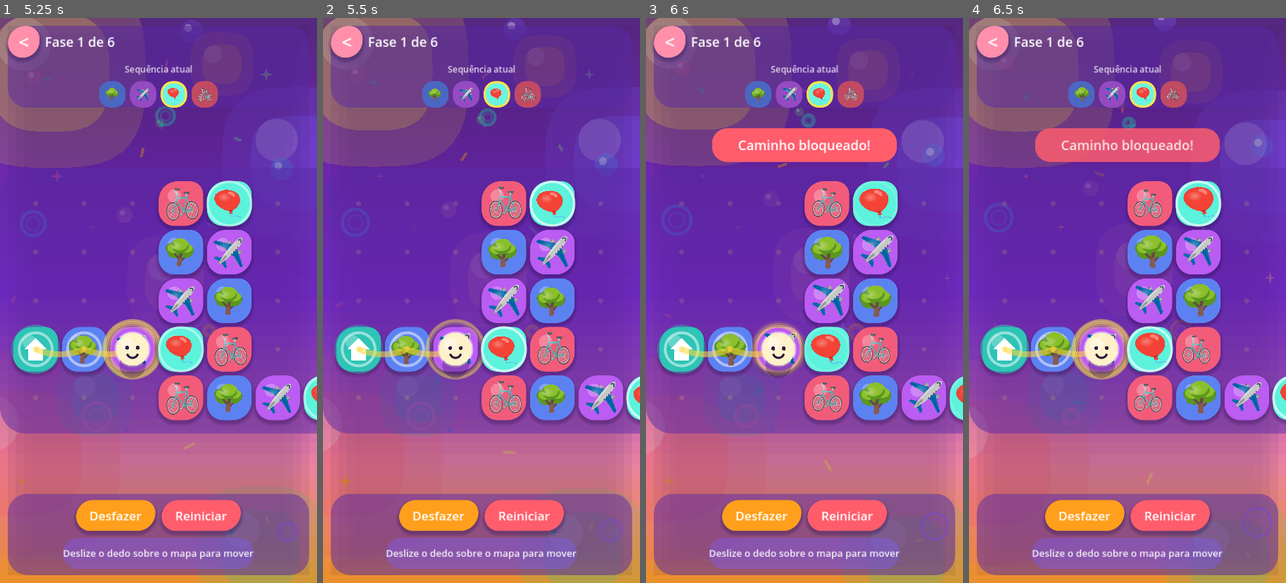
Above: before the commit, frames 1-4 (left to right).
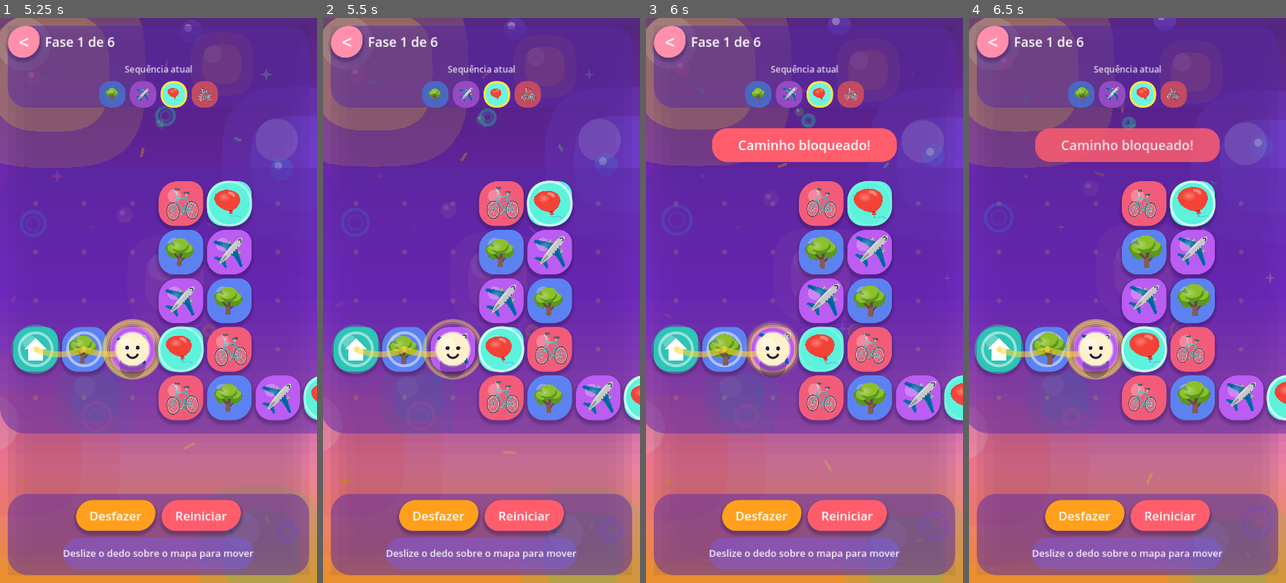
Above: after the commit, the same moments.

Repository: robertoaraujomf/Amarelo-Game-Siga-E-Repita
Game: Godot game, scene res://scenes/game/Game.tscn
Two runs of this game, one before a commit and one after it. Both use one fixed random seed, a clock stepped at 60 frames per second and the inputs below. This scene is started directly instead of the project's main scene.
Inputs (mouse positions are in pixels of both pictures, inside the frame that each line leads up to):
- Up to frame 1 (5.25 s): click "Reiniciar" at 0.5 s; click "Reiniciar" at 1.25 s; click "Reiniciar" at 2 s; move the mouse to (228, 272) at 2.77 s; hold Right (move_right) 2.78-3.5 s; click (228, 272) at 2.92 s; drag from (95, 328) to (142, 413) at 3.52 s; move the mouse to (190, 176) at 4.27 s; hold Right (move_right) 4.28-5 s; click (190, 176) at 4.42 s; drag from (142, 413) to (63, 215) at 5.02 s
- Up to frame 2 (5.5 s): no input
- Up to frame 3 (6 s): move the mouse to (899, 385) at 5.77 s; hold Left (move_left) from 5.78 s (still down); click (899, 385) at 5.92 s
- Up to frame 4 (6.5 s): keep holding Left (move_left)

Frame 1 is identical in both runs. In frame 2, 6.7% of the frame differs, in the area x 0-100%, y 28-74%; in frame 3, 10%; in frame 4, 11%.

Commit message:
feat: permite mover o mapa (pan) arrastando em area vazia, mantendo camera automatica

Diff:
--- a/scripts/board/Board.gd
+++ b/scripts/board/Board.gd
@@ -47,6 +47,13 @@
 var _mouse_swiping := false
 var _history: Array = []            # snapshots para "desfazer"
 
+# Pan manual do mapa (touch-and-drag / click-and-drag em area vazia).
+var _panning := false
+var _pan_touch_index := -1
+var _pan_start_pointer := Vector2.ZERO
+var _pan_start_offset := Vector2.ZERO
+var _pan_offset := Vector2.ZERO
+
 
 # ---------------------------------------------------------------- construcao
 func load_level(level: Dictionary) -> void:
@@ -84,6 +91,9 @@
 	_is_moving = false
 	_pending_win = false
 	_history.clear()
+	_panning = false
+	_pan_touch_index = -1
+	_pan_offset = Vector2.ZERO
 
 
 func _compute_layout() -> void:
@@ -186,10 +196,11 @@
 	var half_board := board_size * 0.5 + Vector2(BOARD_PADDING, BOARD_PADDING)
 
 	# Centro que deixa o jogador no meio da faixa visivel (entre as margens).
+	# O pan manual (arrastar em area vazia) soma um deslocamento persistente.
 	var desired := Vector2(
 		player.position.x,
 		player.position.y - (view_top - view_bottom) * 0.5
-	)
+	) + _pan_offset
 
 	return Vector2(
 		_clamp_camera_axis(desired.x, half_view.x, half_board.x, 0.0, 0.0),
@@ -229,37 +240,68 @@
 	if event is InputEventMouseButton:
 		if event.button_index == MOUSE_BUTTON_LEFT:
 			if event.pressed:
+				if _is_empty_at(event.position):
+					# Pan do mapa em area vazia (click-and-drag).
+					_panning = true
+					_pan_touch_index = -1000
+					_pan_start_pointer = event.position
+					_pan_start_offset = _pan_offset
+					_swipe_active = false
+					_mouse_swiping = false
+					_swipe_dir = Vector2i.ZERO
+				else:
+					_swipe_start = event.position
+					_swipe_current_pos = event.position
+					_swipe_last_pos = event.position
+					_swipe_active = true
+					_mouse_swiping = true
+					_swipe_dir = Vector2i.ZERO
+					_swipe_touch_index = -1000
+			else:
+				if _panning and _pan_touch_index == -1000:
+					_panning = false
+					_pan_touch_index = -1
+				_swipe_active = false
+				_mouse_swiping = false
+				_swipe_dir = Vector2i.ZERO
+				_swipe_touch_index = -1
+
+	if event is InputEventScreenTouch:
+		if event.pressed:
+			if _is_empty_at(event.position):
+				_panning = true
+				_pan_touch_index = event.index
+				_pan_start_pointer = event.position
+				_pan_start_offset = _pan_offset
+				_swipe_active = false
+				_mouse_swiping = false
+				_swipe_dir = Vector2i.ZERO
+			else:
 				_swipe_start = event.position
 				_swipe_current_pos = event.position
 				_swipe_last_pos = event.position
 				_swipe_active = true
-				_mouse_swiping = true
 				_swipe_dir = Vector2i.ZERO
-				_swipe_touch_index = -1000
-			else:
+				_swipe_touch_index = event.index
+		else:
+			if _panning and event.index == _pan_touch_index:
+				_panning = false
+				_pan_touch_index = -1
+			elif _swipe_active and ((_mouse_swiping and event.index == -1000) or event.index == _swipe_touch_index):
 				_swipe_active = false
 				_mouse_swiping = false
 				_swipe_dir = Vector2i.ZERO
 				_swipe_touch_index = -1
-
-	if event is InputEventScreenTouch:
-		if event.pressed:
-			_swipe_start = event.position
+	elif event is InputEventScreenDrag:
+		if _panning and event.index == _pan_touch_index:
+			_update_pan(event.position)
+		elif _swipe_active and ((_mouse_swiping and event.index == -1000) or event.index == _swipe_touch_index):
 			_swipe_current_pos = event.position
-			_swipe_last_pos = event.position
-			_swipe_active = true
-			_swipe_dir = Vector2i.ZERO
-			_swipe_touch_index = event.index
-		else:
-			if _swipe_active and ((_mouse_swiping and event.index == -1000) or event.index == _swipe_touch_index):
-				_swipe_active = false
-				_mouse_swiping = false
-				_swipe_dir = Vector2i.ZERO
-				_swipe_touch_index = -1
-	elif event is InputEventScreenDrag and _swipe_active and ((_mouse_swiping and event.index == -1000) or event.index == _swipe_touch_index):
-		_swipe_current_pos = event.position
-	elif event is InputEventMouseMotion and _swipe_active and _mouse_swiping:
-		_swipe_current_pos = event.position
+	elif event is InputEventMouseMotion:
+		if _panning and _pan_touch_index == -1000:
+			_update_pan(event.position)
+		elif _swipe_active and _mouse_swiping:
+			_swipe_current_pos = event.position
 
 	if _is_moving and not (_swipe_active):
 		return
@@ -371,6 +413,42 @@
 	end_blocked.emit()
 
 
+## Converte uma posição de tela (pixels) para coordenadas de mundo do tabuleiro.
+func _screen_to_world(screen_pos: Vector2) -> Vector2:
+	if camera == null:
+		return screen_pos
+	var vp := get_viewport_rect().size
+	var zoom := camera.zoom
+	if zoom.x == 0.0:
+		zoom.x = 1.0
+	if zoom.y == 0.0:
+		zoom.y = 1.0
+	return (screen_pos - vp * 0.5) / zoom + camera.position
+
+
+## Indica se a posição de tela cai sobre uma área vazia (sem peça) do tabuleiro.
+func _is_empty_at(screen_pos: Vector2) -> bool:
+	if matrix == null:
+		return true
+	var world_pos := _screen_to_world(screen_pos)
+	var cell := Vector2i(
+		int(floor((world_pos.x - _cell_offset.x) / cell_size)),
+		int(floor((world_pos.y - _cell_offset.y) / cell_size))
+	)
+	return not tiles.has(cell)
+
+
+## Atualiza o deslocamento manual do mapa durante o arrasto.
+func _update_pan(screen_pos: Vector2) -> void:
+	if not _panning or camera == null:
+		return
+	var zoom := camera.zoom.x
+	if zoom == 0.0:
+		zoom = 1.0
+	var delta := (screen_pos - _pan_start_pointer) / zoom
+	_pan_offset = _pan_start_offset - delta
+
+
 # ---------------------------------------------------------- desfazer/reiniciar
 func _snapshot() -> Dictionary:
 	return {
